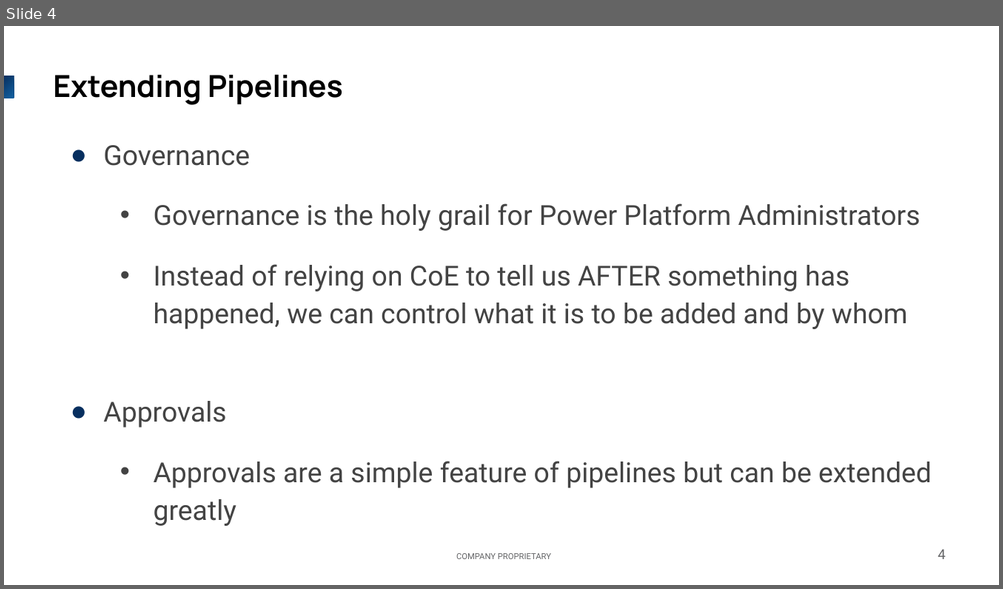
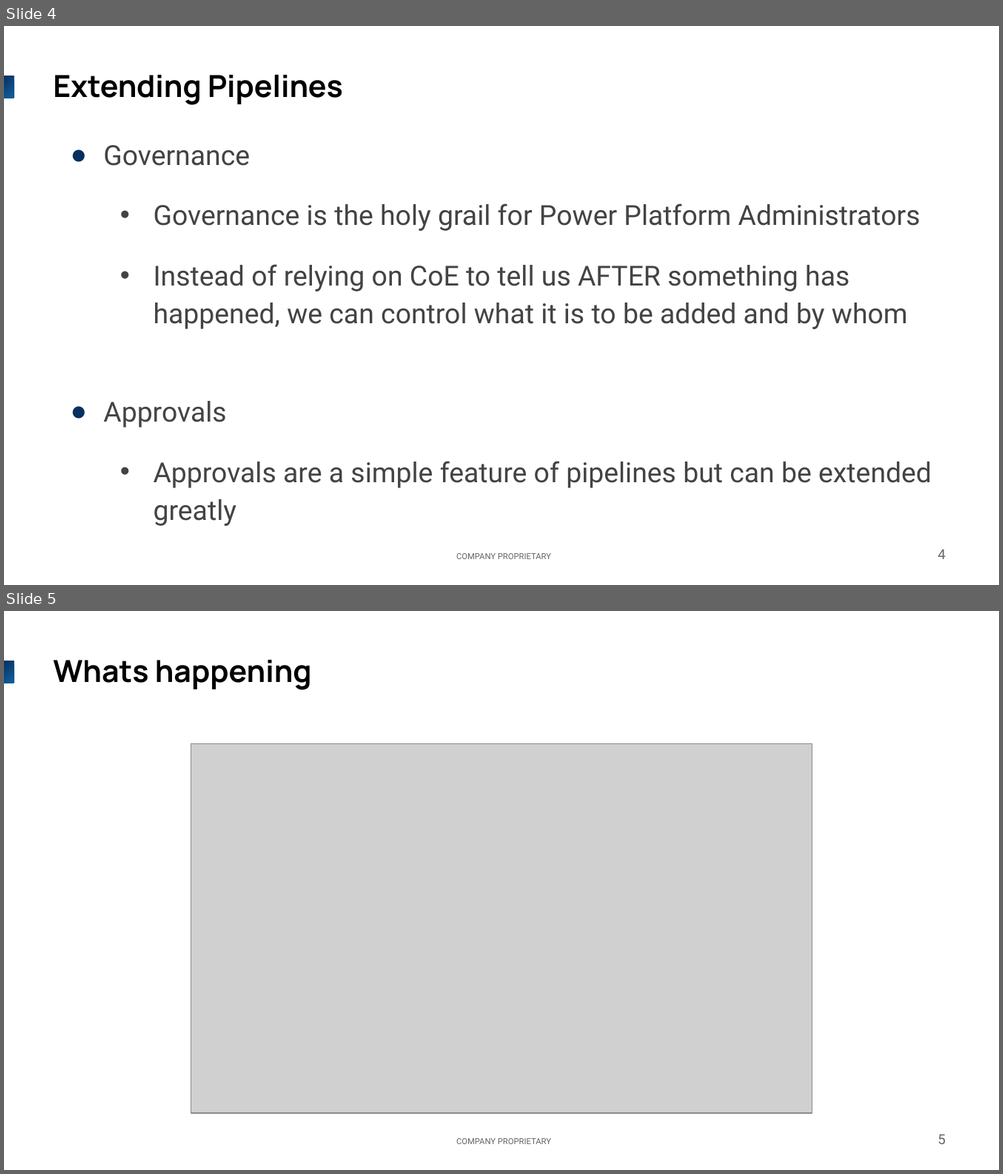
Before and after one commit to edrft99/Power-Pipelines-and-Enhanced-ALM, a slide deck: Documentation/Power Pipelines and Enhanced ALM.pptx. Shown one above the other, each under a label of ours: slide 4 before the commit, slides 4 and 5 after it. The pictures are 1003x589 and 1003x1174 pixels, drawn with LibreOffice and Linux fonts; fonts in the diff are those of the drawing; grey boxes stand for pictures; background and template pictures are left out. Boxes give left, top, right and bottom in pixels: in the first picture for what was removed or moved away, otherwise in the second. Text is boxed around its words. In the diff, an @@ line names an element or a change of style, - is before the commit and + after.

```diff
--- a/Documentation/Power Pipelines and Enhanced ALM.pptx
+++ b/Documentation/Power Pipelines and Enhanced ALM.pptx
@@ slide 5 added at bbox=[4, 611, 999, 1170], background #FFFFFF; not listed: 2 template elements that a slide beside it also shows @@
@@ title added at bbox=[53, 660, 312, 690], 22 pt, text #000000, bold @@
+Whats happening
@@ picture added at bbox=[191, 744, 811, 1113] @@
@@ page number added at bbox=[937, 1134, 945, 1145], 10 pt, text #636466 @@
+5
```
Also in this commit, not shown: 2 other files.
